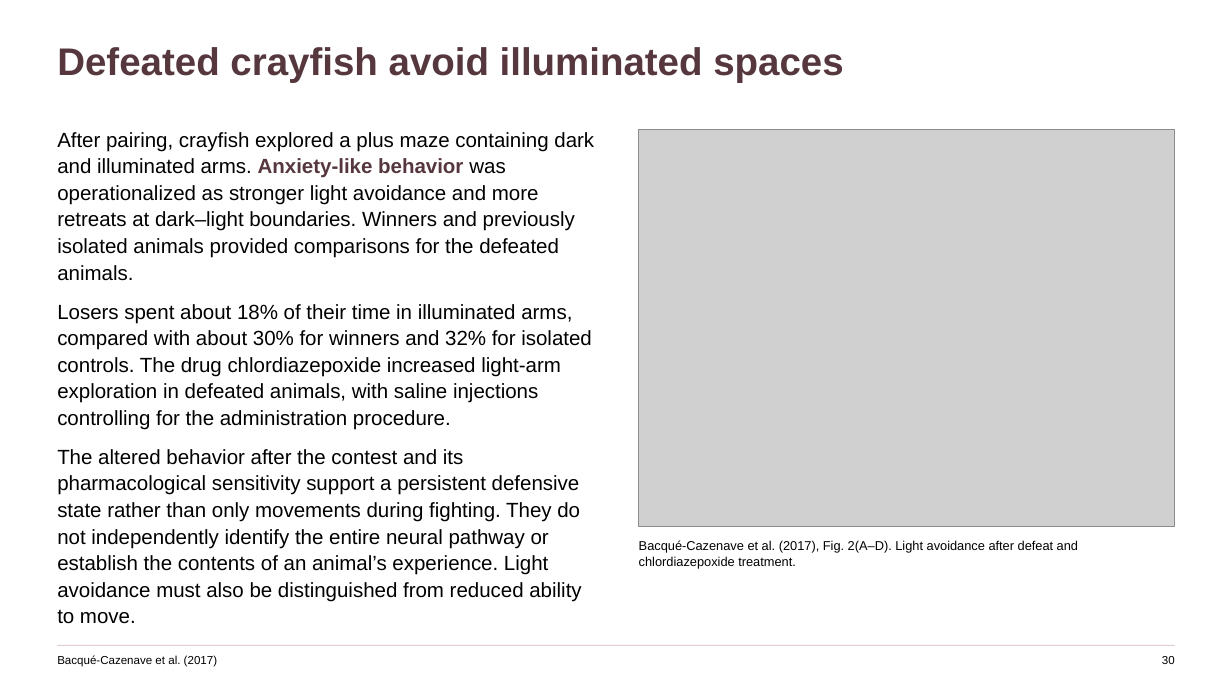
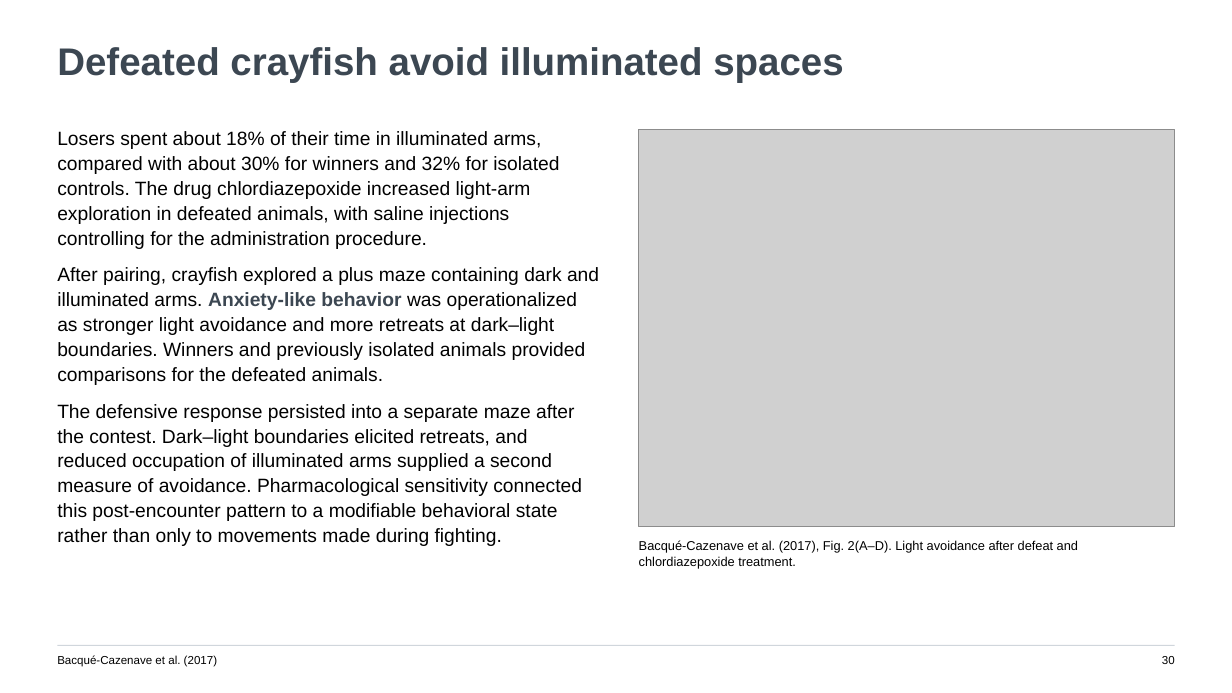
Before and after one commit to jordanxxlopez/NEUROETHOLOGY, a slide deck: slide 30 of lectures/L53/Neuroethology_Lecture53_FA2026.pptx. Drawn at 1232x693 pixels with LibreOffice and Linux fonts; fonts in the diff are those of the drawing; grey boxes stand for pictures. Boxes give left, top, right and bottom in pixels: in the first picture for what was removed or moved away, otherwise in the second. Text is boxed around its words. In the diff, an @@ line names an element or a change of style, - is before the commit and + after.

Commit message:
Revise Lecture 53 with teaching-focused paragraphs and new theme

```diff
--- a/lectures/L53/Neuroethology_Lecture53_FA2026.pptx
+++ b/lectures/L53/Neuroethology_Lecture53_FA2026.pptx
@@ text "Defeated crayfish avoid illuminated spaces" at (57,47,843,83): text colour #56373E to #3C4752 @@
@@ text at (57,131,559,249): paragraph added @@
+Losers spent about 18% of their time in illuminated arms, compared with about 30% for winners and 32% for isolated controls. The drug chlordiazepoxide increased light-arm exploration in defeated animals, with saline injections controlling for the administration procedure.
@@ text at (57,267,599,385): size 16 to 15 pt in "After pairing, crayfish explored a plus maze ..."; text colour #56373E to #3C4752 in "Anxiety-like behavior" @@
@@ text at (57,404,582,546): text changed; size 16 to 15 pt @@
-Losers spent about 18% of their time in illuminated arms, compared with about 30% for winners and 32% for isolated controls. The drug chlordiazepoxide increased light-arm exploration in defeated animals, with saline injections controlling for the administration procedure.
-The altered behavior after the contest and its pharmacological sensitivity support a persistent defensive state rather than only movements during fighting. They do not independently identify the entire neural pathway or establish the contents of an animal’s experience. Light avoidance must also be distinguished from reduced ability to move.
+The defensive response persisted into a separate maze after the contest. Dark–light boundaries elicited retreats, and reduced occupation of illuminated arms supplied a second measure of avoidance. Pharmacological sensitivity connected this post-encounter pattern to a modifiable behavioral state rather than only to movements made during fighting.
@@ rectangle at (57,645,1175,646): fill #DFCDD2 to #D0D6DC @@
```
Also in this commit, not shown: 45 other slides changed, 7 other files.
